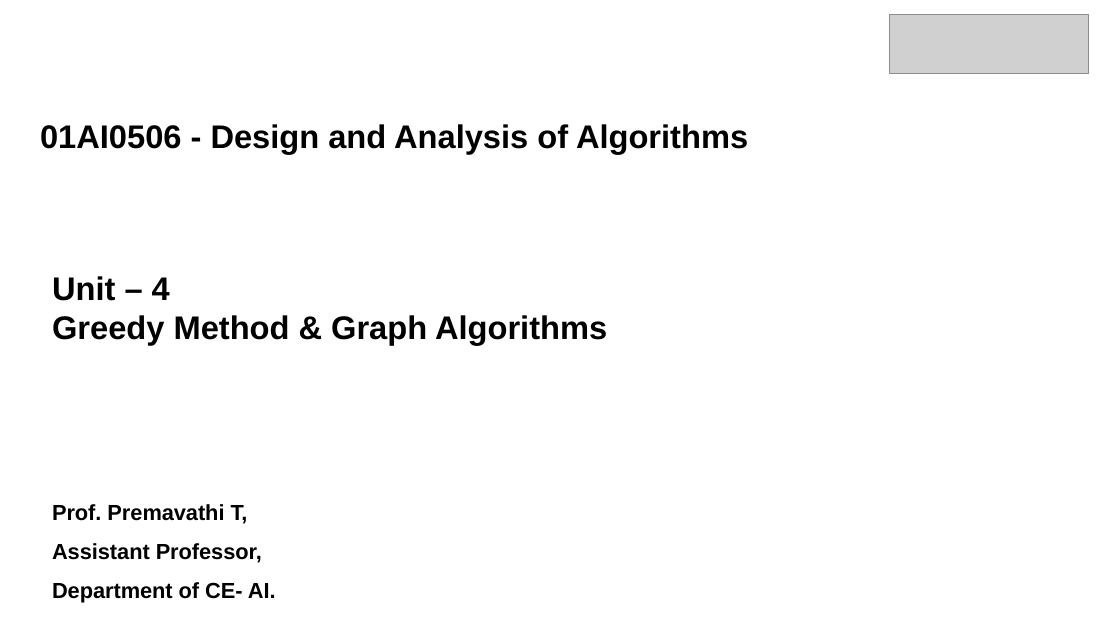
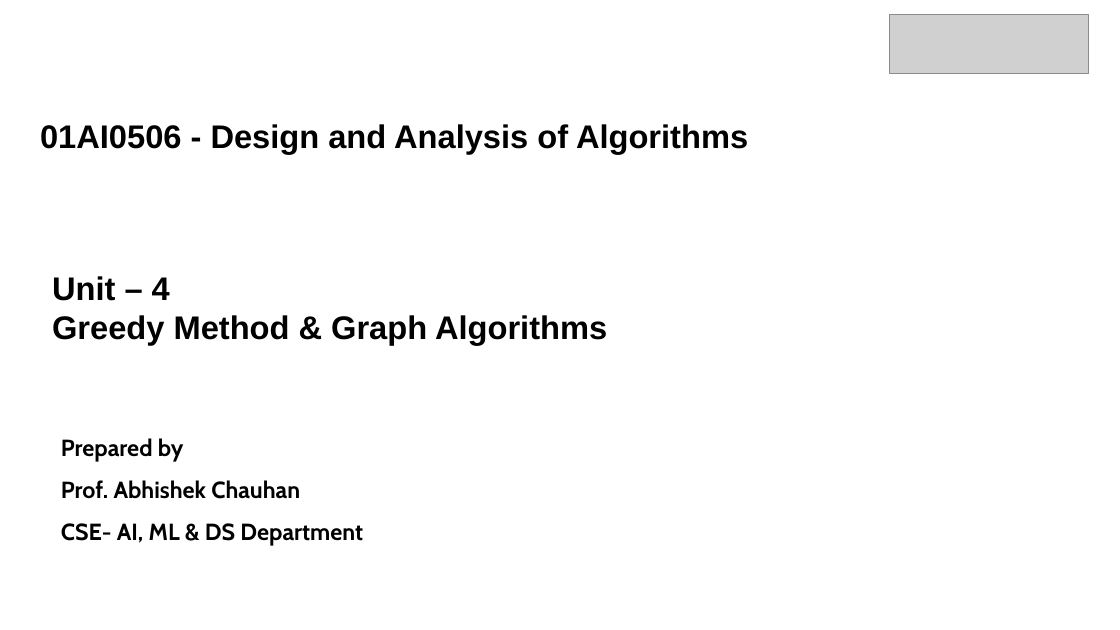
Before and after one commit to AbhishekChauhan9036/Design-and-Analysis-of-Algorithms, a slide deck: slide 1 of Lecture Notes New/UNIT 4.pptx. Drawn at 1120x630 pixels with LibreOffice and Linux fonts; fonts in the diff are those of the drawing; grey boxes stand for pictures; background and template pictures are left out. Boxes give left, top, right and bottom in pixels: in the first picture for what was removed or moved away, otherwise in the second. Text is boxed around its words. In the diff, an @@ line names an element or a change of style, - is before the commit and + after.

```diff
--- a/Lecture Notes New/UNIT 4.pptx
+++ b/Lecture Notes New/UNIT 4.pptx
@@ text added at (61,438,363,546), 20 pt, text #000000, bold @@
+Prepared by
+Prof. Abhishek Chauhan
+CSE- AI, ML & DS Department
@@ text removed at (52,504,276,603) @@
-Prof. Premavathi T,
-Assistant Professor,
-Department of CE- AI.
```
Also in this commit, not shown: 3 other files.
